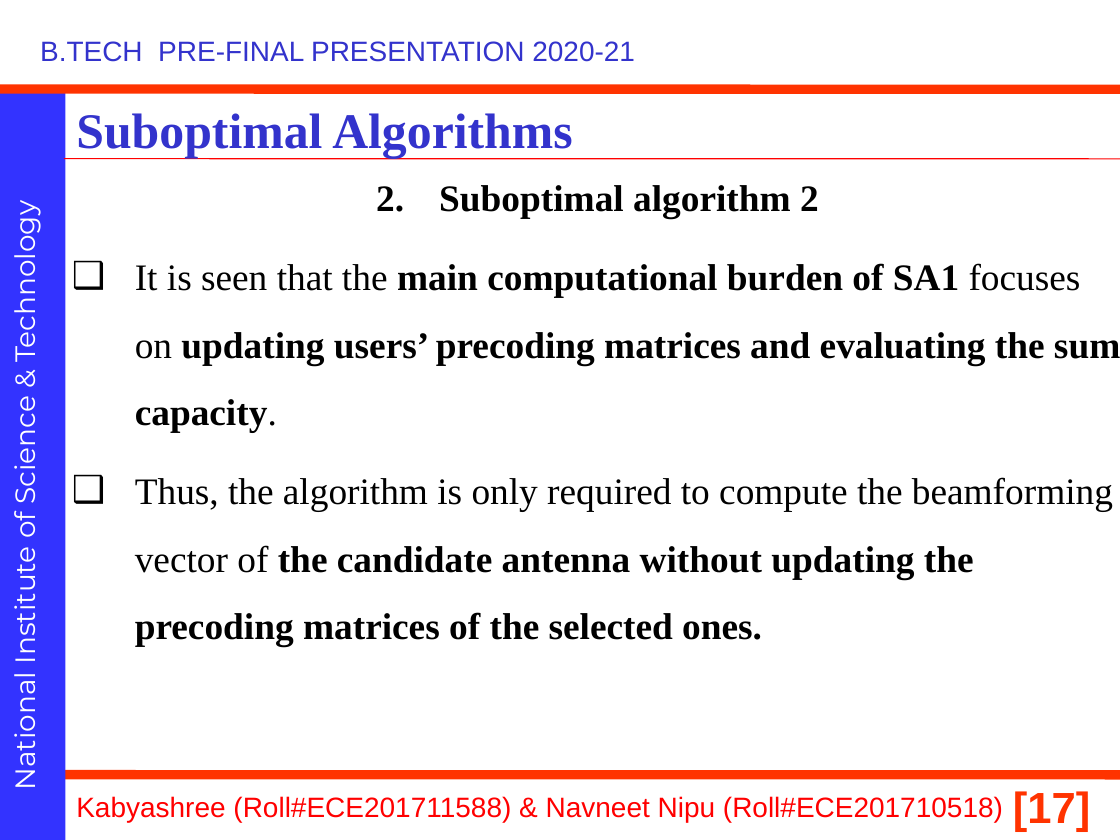
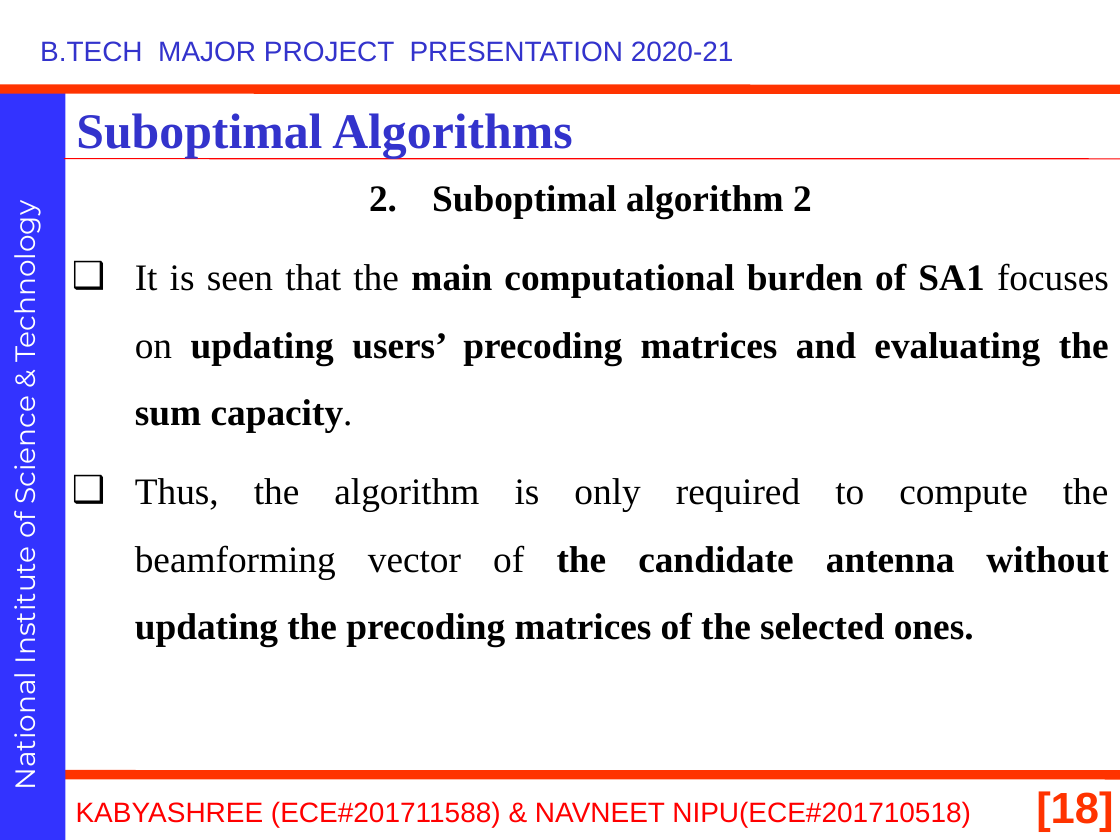
Before and after one commit to navneetnipu/btech_project, a slide deck: slide 18 of 21010.pptx (slide 17 before the commit). Drawn at 1120x840 pixels with LibreOffice and Linux fonts; fonts in the diff are those of the drawing; background and template pictures are left out. Boxes give left, top, right and bottom in pixels: in the first picture for what was removed or moved away, otherwise in the second. Text is boxed around its words. In the diff, an @@ line names an element or a change of style, - is before the commit and + after.

```diff
--- a/21010.pptx
+++ b/21010.pptx
@@ text at bbox=[40, 41, 734, 62]: text changed @@
-B.TECH PRE-FINAL PRESENTATION 2020-21
+B.TECH MAJOR PROJECT PRESENTATION 2020-21
@@ text at bbox=[135, 263, 1109, 646]: alignment left to justified @@
@@ text at bbox=[76, 801, 971, 827]: text changed @@
-Kabyashree (Roll#ECE201711588) & Navneet Nipu (Roll#ECE201710518)
+KABYASHREE (ECE#201711588) & NAVNEET NIPU(ECE#201710518)
@@ page number removed at bbox=[1013, 791, 1090, 832] @@
-[17]
@@ page number added at bbox=[1036, 791, 1113, 832], 28 pt, text #FF3300, bold @@
+[18]
```
Also in this commit, not shown: 26 other slides changed, 6 slides added, 1 slide removed.
